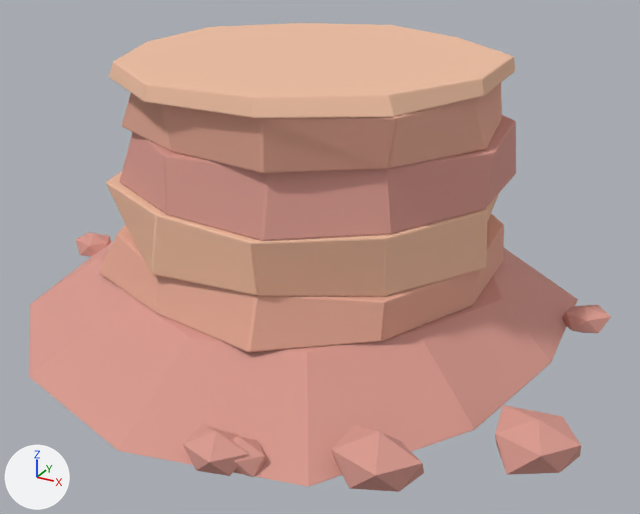
Before and after pictures for a commit that changed the glTF model godot/models/props/mesa_a.glb.
One viewpoint serves both versions: a 50 mm camera at (25.6, -44.7, 25.7) aimed at (1.3, -0.4, 3.6). Arrows for +X, +Y and +Z are at lower left; the lights stay in place. The older version comes first. Where no turn or scale is listed for an object, it has been applied to the vertices.

Before the edit, the objects in view are built like this:
```python
ob_mesa_a_band0 = bpy.data.objects.new('mesa_a_band0', me_mesa_a_band0)
ob_mesa_a_band0.location = (0.0, 0.0, 0.0)
ob_mesa_a_band1 = bpy.data.objects.new('mesa_a_band1', me_mesa_a_band1)
ob_mesa_a_band1.location = (0.0, 0.0, 0.0)
ob_mesa_a_band2 = bpy.data.objects.new('mesa_a_band2', me_mesa_a_band2)
ob_mesa_a_band2.location = (0.0, 0.0, 0.0)
ob_mesa_a_band3 = bpy.data.objects.new('mesa_a_band3', me_mesa_a_band3)
ob_mesa_a_band3.location = (0.0, 0.0, 0.0)
ob_mesa_a_boulders = bpy.data.objects.new('mesa_a_boulders', me_mesa_a_boulders)
ob_mesa_a_boulders.location = (0.0, 0.0, 0.0)
ob_mesa_a_cap = bpy.data.objects.new('mesa_a_cap', me_mesa_a_cap)
ob_mesa_a_cap.location = (0.0, 0.0, 0.0)
ob_mesa_a_slope = bpy.data.objects.new('mesa_a_slope', me_mesa_a_slope)
ob_mesa_a_slope.location = (0.0, 0.0, 0.0)
```
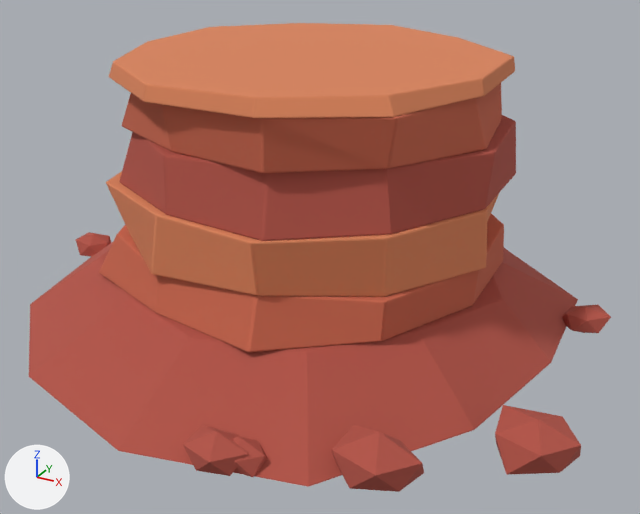
Pixel boxes [x1, y1, x2, y2] of what changed, in the pictures (640 x 514 px):
'mesa_a_slope', recoloured (pink to red): [29, 241, 578, 487] in both
'mesa_a_cap', recoloured (beige to orange): [109, 23, 515, 118] in both
'mesa_a_band2', recoloured (pink to red): [120, 115, 516, 241] in both
'mesa_a_band1', recoloured (beige to orange): [106, 171, 499, 297] in both
'mesa_a_band3', recoloured (darker): [122, 83, 502, 173] in both
'mesa_a_band0', recoloured (darker): [99, 214, 504, 352] in both
'mesa_a_boulders', recoloured: [75, 232, 611, 492] in both

The change in detail:
Material 'm_mesa_a_band0_0.78_0.40_0.30' (mat_m_mesa_a_band0_0_78_0_40_0_30) changes colour from beige #e5aa95 to orange #c7664c; in linear values from (0.78, 0.4, 0.3) to (0.57, 0.133, 0.0732).
Material 'm_mesa_a_band1_0.86_0.52_0.36' (mat_m_mesa_a_band1_0_86_0_52_0_36) changes colour from beige #efbfa2 to orange #db855c; in linear values from (0.86, 0.52, 0.36) to (0.711, 0.233, 0.107).
Material 'm_mesa_a_band2_0.70_0.33_0.28' (mat_m_mesa_a_band2_0_70_0_33_0_28) changes colour from pink #da9b90 to red #b35447; in linear values from (0.7, 0.33, 0.28) to (0.448, 0.089, 0.0637).
Material 'm_mesa_a_band3_0.78_0.40_0.30' (mat_m_mesa_a_band3_0_78_0_40_0_30) changes colour from beige #e5aa95 to orange #c7664c; in linear values from (0.78, 0.4, 0.3) to (0.57, 0.133, 0.0732).
Material 'm_mesa_a_boulders_0.70_0.33_0.28' (mat_m_mesa_a_boulders_0_70_0_33_0_28) changes colour from pink #da9b90 to red #b35447; in linear values from (0.7, 0.33, 0.28) to (0.448, 0.089, 0.0637).
Material 'm_mesa_a_cap_0.86_0.52_0.36' (mat_m_mesa_a_cap_0_86_0_52_0_36) changes colour from beige #efbfa2 to orange #db855c; in linear values from (0.86, 0.52, 0.36) to (0.711, 0.233, 0.107).
Material 'm_mesa_a_slope_0.70_0.33_0.28' (mat_m_mesa_a_slope_0_70_0_33_0_28) changes colour from pink #da9b90 to red #b35447; in linear values from (0.7, 0.33, 0.28) to (0.448, 0.089, 0.0637).
